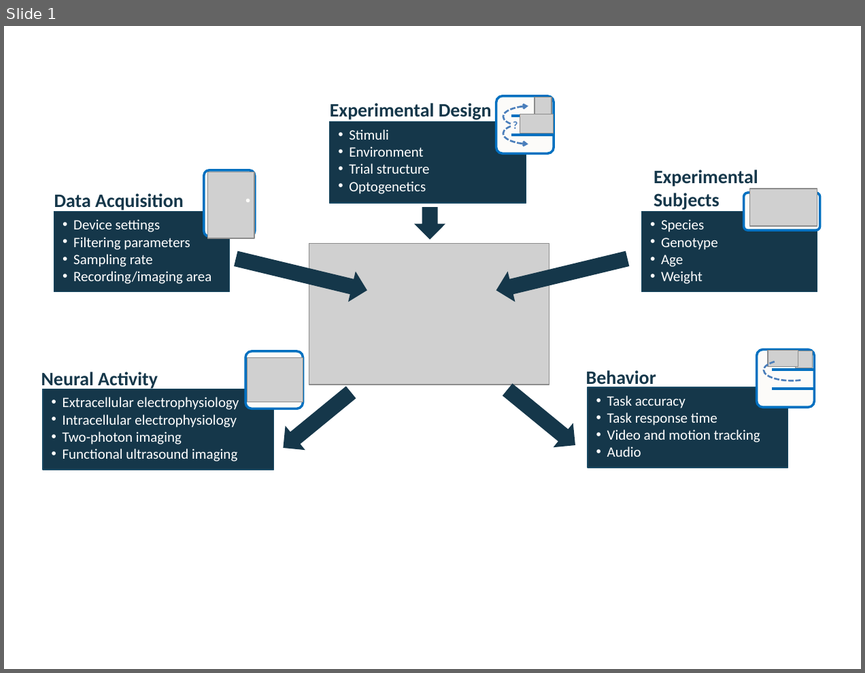
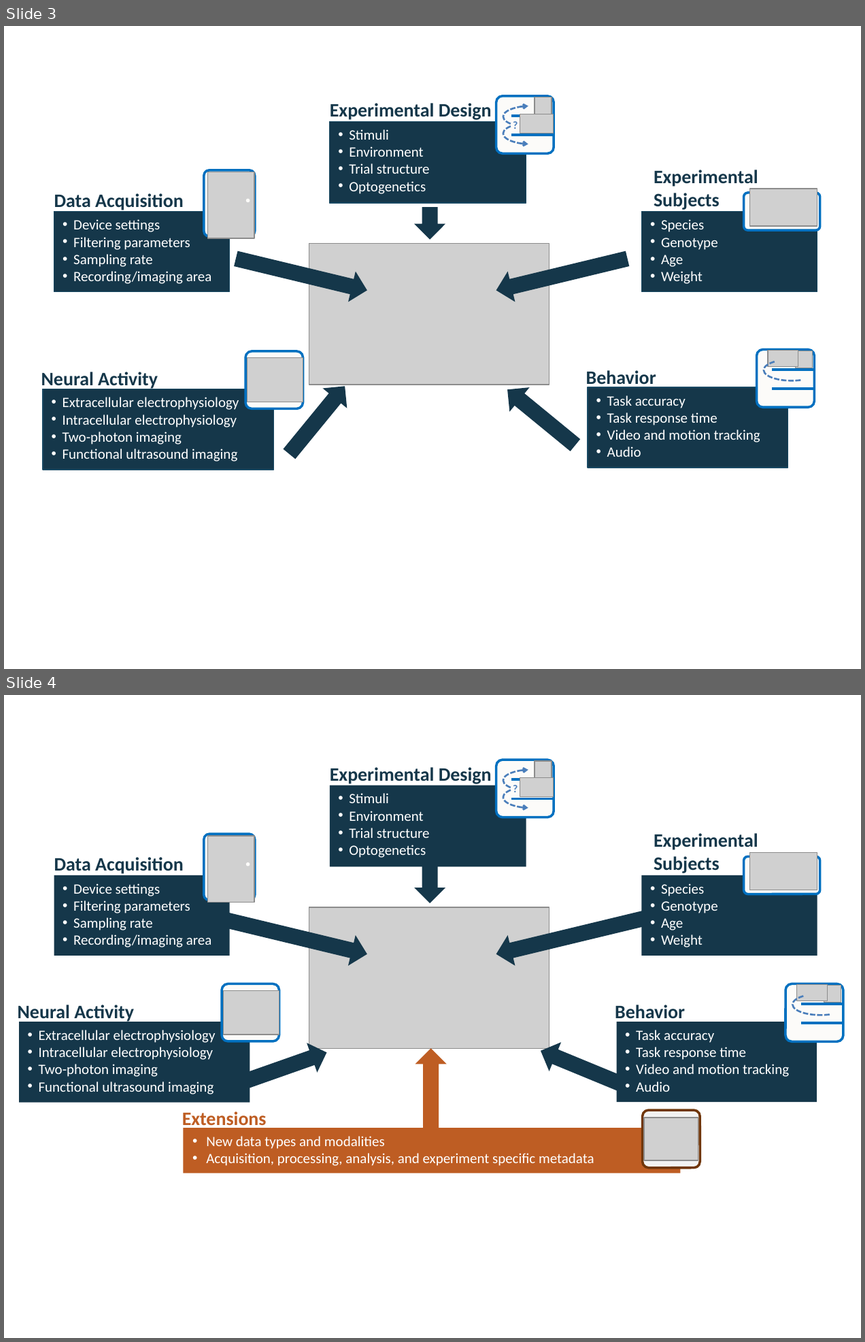
Before and after one commit to NeurodataWithoutBorders/neurodatawithoutborders.github.io, a slide deck: images/nwb_datatypes_overview.pptx. Shown one above the other, each under a label of ours: slide 1 before the commit, slides 3 and 4 after it. The pictures are 865x673 and 865x1342 pixels, drawn with LibreOffice and Linux fonts; fonts in the diff are those of the drawing; grey boxes stand for pictures. Boxes give left, top, right and bottom in pixels: in the first picture for what was removed or moved away, otherwise in the second. Text is boxed around its words. In the diff, an @@ line names an element or a change of style, - is before the commit and + after.

Commit message:
Updated NWB data types figure

```diff
--- a/images/nwb_datatypes_overview.pptx
+++ b/images/nwb_datatypes_overview.pptx
@@ slide 4 added at <box>4,695,861,1338</box>, background #FFFFFF @@
@@ text added at <box>330,767,492,784</box>, 16 pt, text #15374A, bold @@
+Experimental Design
@@ rounded rectangle added at <box>330,785,526,866</box>, fill #15374A, 12 pt, text #FFFFFF @@
+• Stimuli
+• Environment
+• Trial structure
+• Optogenetics
@@ group added at <box>496,760,558,817</box>: 2 lines, 2 pictures, 2 arc (boxed as its full ellipse)s, 1 rounded rectangle, 1 text @@
+?
@@ rounded rectangle added at <box>204,834,255,900</box>, fill #FCFBF9, outline #0070C0 2 pt @@
@@ picture added at <box>208,836,255,902</box> @@
@@ text added at <box>653,833,758,873</box>, 16 pt, text #15374A, bold @@
+Experimental
+Subjects
@@ text added at <box>54,857,184,874</box>, 16 pt, text #15374A, bold @@
+Data Acquisition
@@ rounded rectangle added at <box>743,856,820,894</box>, fill #FCFBF9, outline #0070C0 2 pt @@
@@ picture added at <box>749,853,816,890</box> @@
@@ rounded rectangle added at <box>54,875,229,955</box>, fill #15374A, 12 pt, text #FFFFFF @@
+• Device settings
+• Filtering parameters
+• Sampling rate
+• Recording/imaging area
@@ ellipse added at <box>245,862,249,866</box>, fill #FCFBF9 @@
@@ right arrow added at <box>414,862,446,904</box>, fill #15374A @@
@@ rounded rectangle added at <box>641,875,817,955</box>, fill #15374A, 12 pt, text #FFFFFF @@
+• Species
+• Genotype
+• Age
+• Weight
@@ right arrow added at <box>217,903,371,969</box>, fill #15374A @@
@@ picture added at <box>309,907,550,1049</box> @@
@@ right arrow added at <box>493,900,659,970</box>, fill #15374A @@
@@ rounded rectangle added at <box>222,984,279,1041</box>, fill #FCFBF9, outline #0070C0 2 pt @@
@@ picture added at <box>224,991,279,1034</box> @@
@@ group added at <box>785,984,848,1041</box>: 2 lines, 2 pictures, 1 rounded rectangle, 1 arc (boxed as its full ellipse) @@
@@ text added at <box>18,1004,134,1023</box>, 16 pt, text #15374A, bold @@
+Neural Activity
@@ text added at <box>615,1004,685,1023</box>, 16 pt, text #15374A, bold @@
+Behavior
@@ rounded rectangle added at <box>20,1021,250,1102</box>, fill #15374A, 12 pt, text #FFFFFF @@
+• Extracellular electrophysiology
+• Intracellular electrophysiology
+• Two-photon imaging
+• Functional ultrasound imaging
@@ right arrow added at <box>238,1038,332,1097</box>, fill #15374A @@
@@ right arrow added at <box>534,1036,629,1099</box>, fill #15374A @@
@@ rounded rectangle added at <box>617,1021,817,1102</box>, fill #15374A, 12 pt, text #FFFFFF @@
+• Task accuracy
+• Task response time
+• Video and motion tracking
+• Audio
@@ right arrow added at <box>415,1048,447,1130</box>, fill #BE5D23 @@
@@ text added at <box>182,1111,266,1130</box>, 16 pt, text #BE5D23, bold @@
+Extensions
@@ rounded rectangle added at <box>643,1110,700,1167</box>, fill #F2F2F2, outline #70360A 2 pt @@
@@ picture added at <box>644,1117,698,1160</box> @@
@@ rounded rectangle added at <box>183,1127,680,1173</box>, fill #BE5D23, 12 pt, text #FFFFFF @@
+• New data types and modalities
+• Acquisition, processing, analysis, and experiment specific metadata
@@ what was slide 1 is now slide 3 @@
@@ slide 3 changed as well @@
@@ right arrow at <box>277,376,357,463</box>: mirrored; rotation 140 to 129 degrees @@
@@ right arrow at <box>498,377,585,457</box>: mirrored @@
```
Also in this commit, not shown: 2 other slides added.
